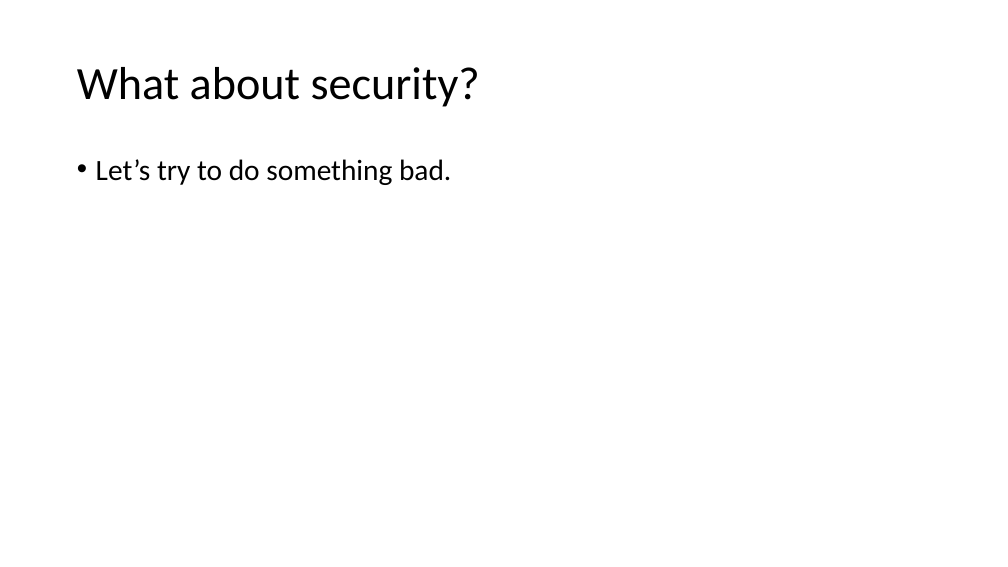
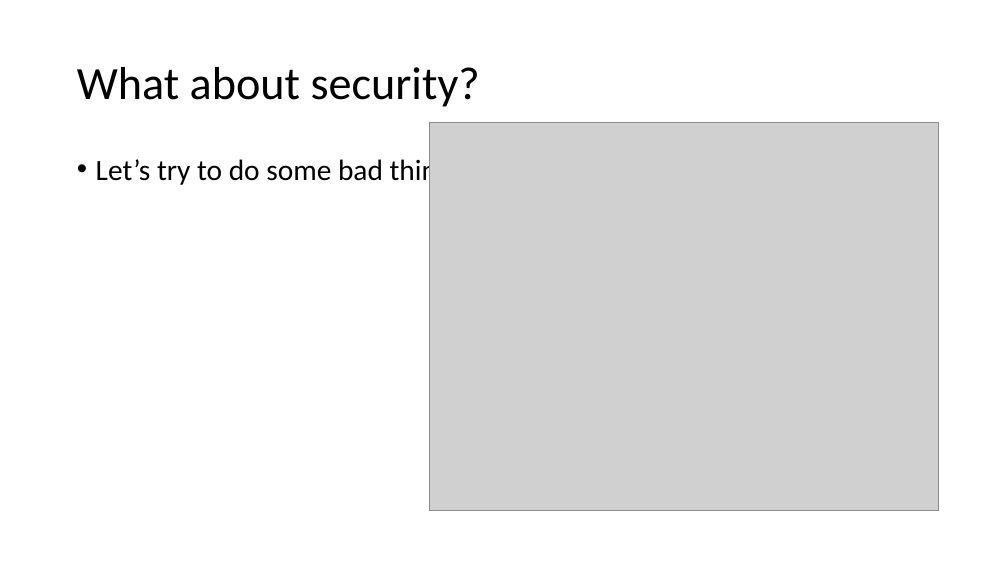
Before and after one commit to agsimeonov/docker-intro-presentation, a slide deck: slide 17 of docker-intro-presentation.pptx (slide 16 before the commit). Drawn at 1008x567 pixels with LibreOffice and Linux fonts; fonts in the diff are those of the drawing; grey boxes stand for pictures. Boxes give left, top, right and bottom in pixels: in the first picture for what was removed or moved away, otherwise in the second. Text is boxed around its words. In the diff, an @@ line names an element or a change of style, - is before the commit and + after.

```diff
--- a/docker-intro-presentation.pptx
+++ b/docker-intro-presentation.pptx
@@ picture added at <box>430,123,939,511</box> @@
@@ text at <box>96,155,470,187</box>: text changed @@
-• Let’s try to do something bad.
+• Let’s try to do some bad things.
```
Also in this commit, not shown: 8 other slides changed, 3 slides added, 2 other files.
